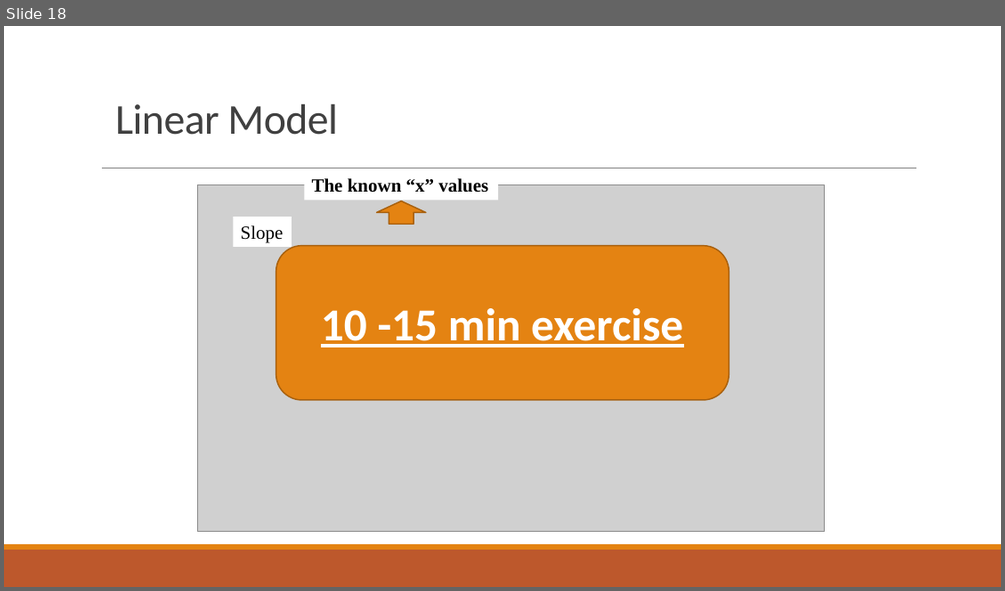
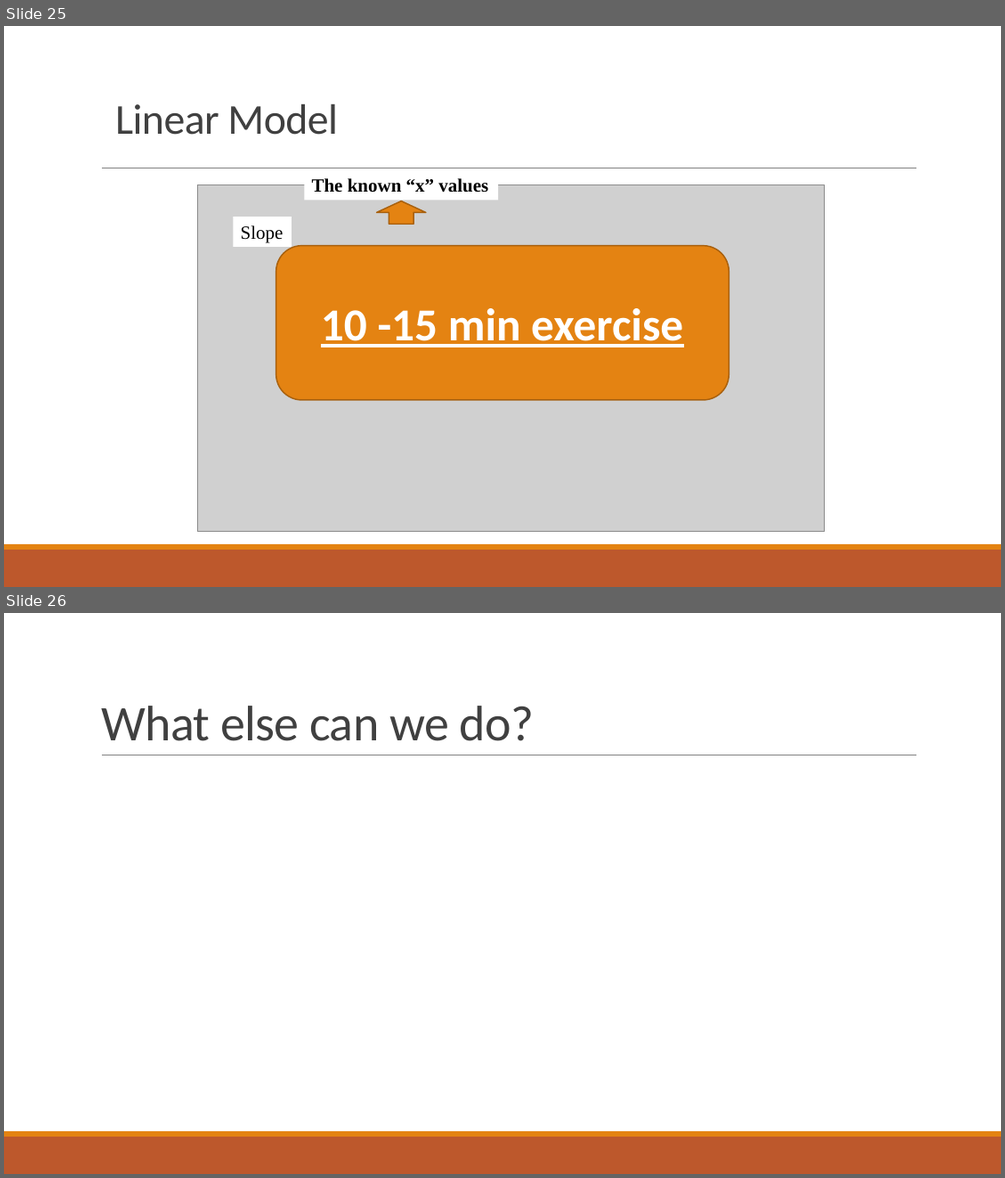
Before and after one commit to abuzarmahmood/teachables, a slide deck: Bayesian_Modeling_Lecture/Adv_Data_Analysis_Bayesian_Modeling.pptx. Shown one above the other, each under a label of ours: slide 18 before the commit, slides 25 and 26 after it. The pictures are 1005x591 and 1005x1178 pixels, drawn with LibreOffice and Linux fonts; fonts in the diff are those of the drawing; grey boxes stand for pictures. Boxes give left, top, right and bottom in pixels: in the first picture for what was removed or moved away, otherwise in the second. Text is boxed around its words. In the diff, an @@ line names an element or a change of style, - is before the commit and + after.

```diff
--- a/Bayesian_Modeling_Lecture/Adv_Data_Analysis_Bayesian_Modeling.pptx
+++ b/Bayesian_Modeling_Lecture/Adv_Data_Analysis_Bayesian_Modeling.pptx
@@ slide 26 added at (4,613,1001,1174), background #FFFFFF; not listed: 3 template elements that a slide beside it also shows @@
@@ title added at (101,706,534,741), 48 pt, text #404040 @@
+What else can we do?
@@ what was slide 18 is now slide 25 @@
```
Also in this commit, not shown: 3 slides changed, 7 other slides added.
